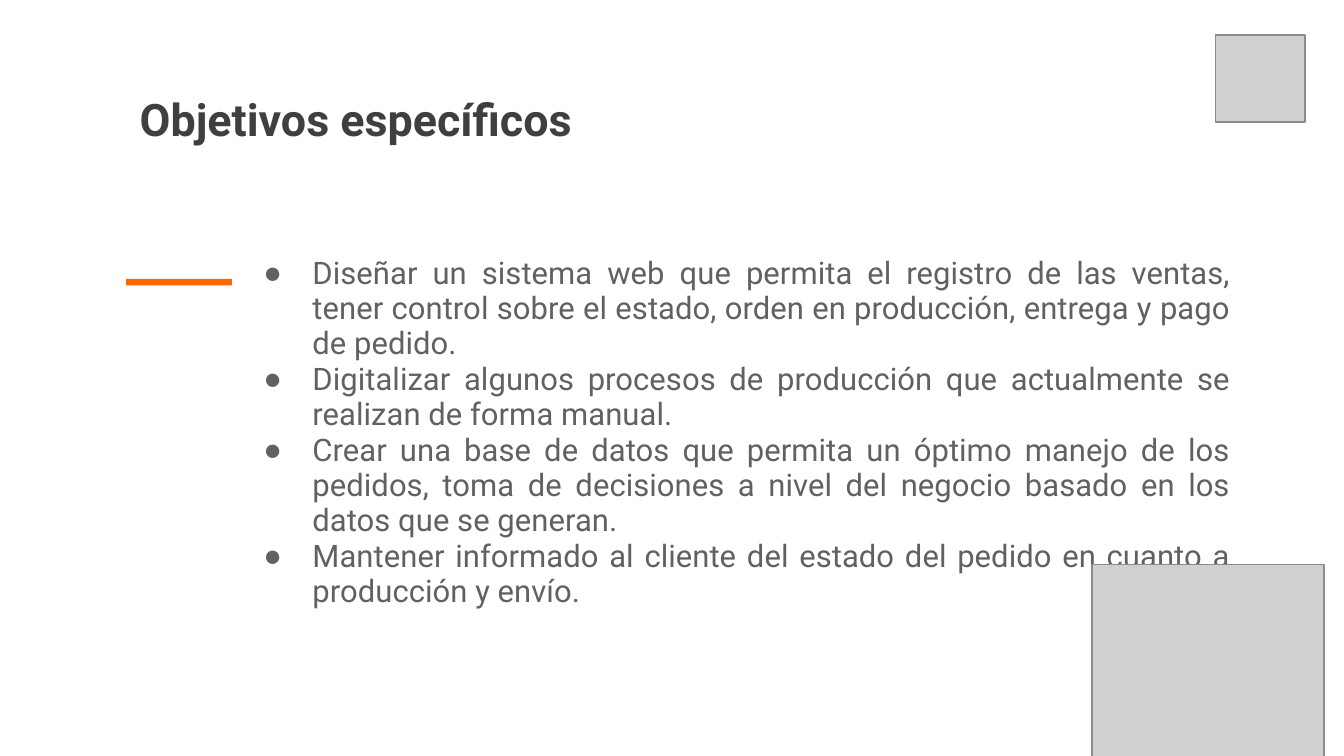
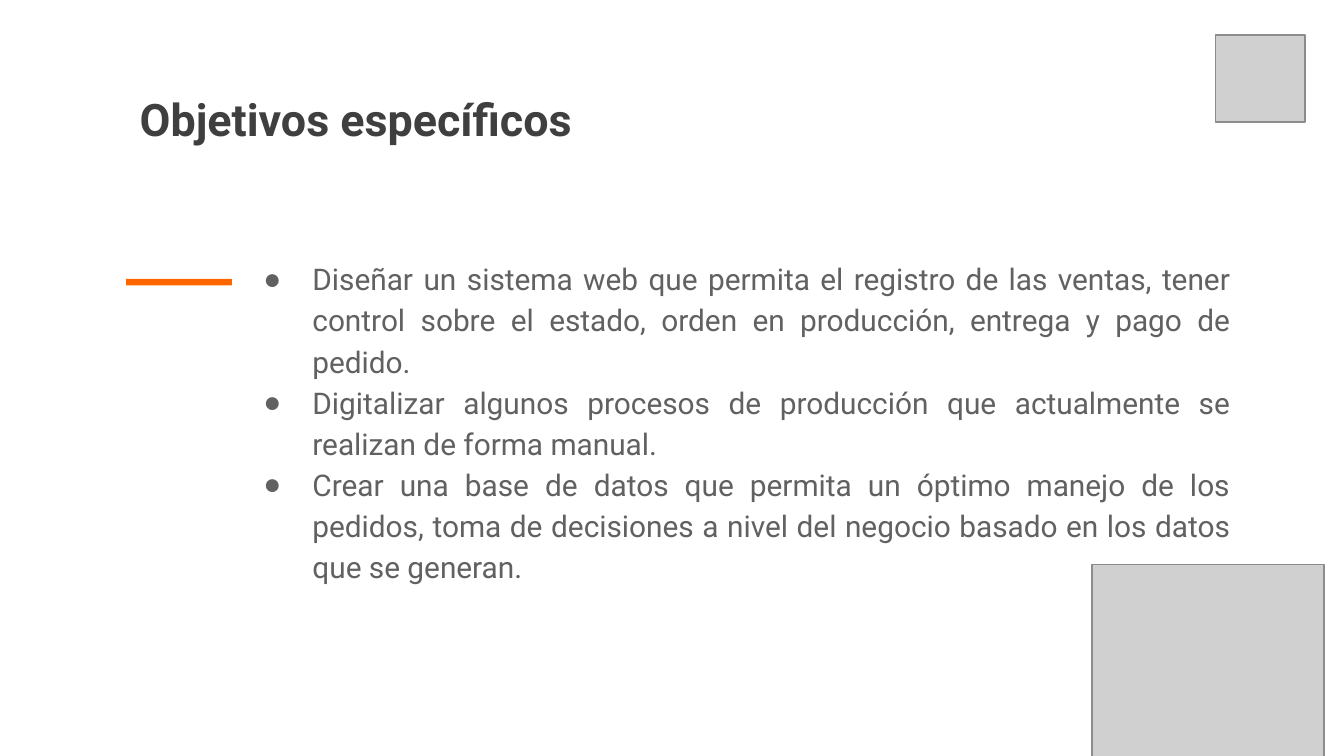
Before and after one commit to Azbanedit/azban-sb, a slide deck: slide 5 of DOCS/TRIMESTRE I/Presentación diapositivas azban.pptx. Drawn at 1344x756 pixels with LibreOffice and Linux fonts; fonts in the diff are those of the drawing; grey boxes stand for pictures; background and template pictures are left out. Boxes give left, top, right and bottom in pixels: in the first picture for what was removed or moved away, otherwise in the second. Text is boxed around its words. In the diff, an @@ line names an element or a change of style, - is before the commit and + after.

```diff
--- a/DOCS/TRIMESTRE I/Presentación diapositivas azban.pptx
+++ b/DOCS/TRIMESTRE I/Presentación diapositivas azban.pptx
@@ text "Diseñar un sistema web que ..." at (312,267,1230,584): size 16.6 to 16 pt; line spacing 0.95 to 1.15 @@
@@ text at (312,543,1230,609): paragraph removed @@
-● Mantener informado al cliente del estado del pedido en cuanto a producción y envío.
```
Also in this commit, not shown: 3 other slides changed, 2 slides added, 34 slides removed, 3 other files.
